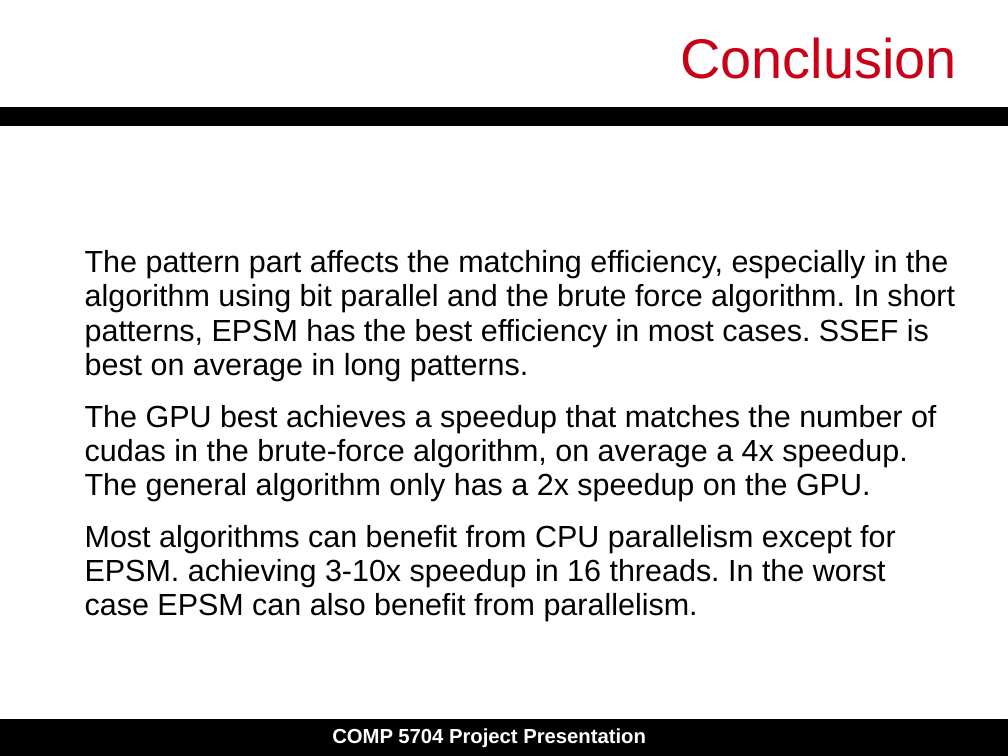
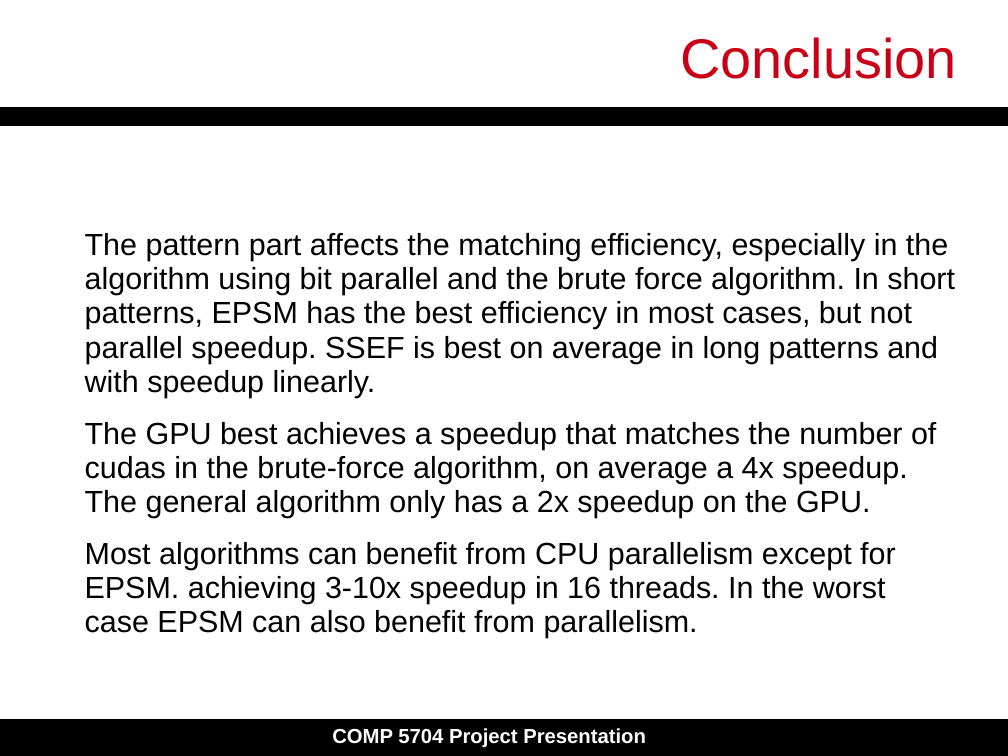
Before and after one commit to dengyull/COMP5704-project, a slide deck: slide 22 of Final_Presentation.pptx. Drawn at 1008x756 pixels with LibreOffice and Linux fonts; fonts in the diff are those of the drawing. Boxes give left, top, right and bottom in pixels: in the first picture for what was removed or moved away, otherwise in the second. Text is boxed around its words. In the diff, an @@ line names an element or a change of style, - is before the commit and + after.

```diff
--- a/Final_Presentation.pptx
+++ b/Final_Presentation.pptx
@@ text at (x1=85, y1=233, x2=955, y2=397): text changed @@
-The pattern part affects the matching efficiency, especially in the algorithm using bit parallel and the brute force algorithm. In short patterns, EPSM has the best efficiency in most cases. SSEF is best on average in long patterns.
+The pattern part affects the matching efficiency, especially in the algorithm using bit parallel and the brute force algorithm. In short patterns, EPSM has the best efficiency in most cases, but not parallel speedup. SSEF is best on average in long patterns and with speedup linearly.
```
